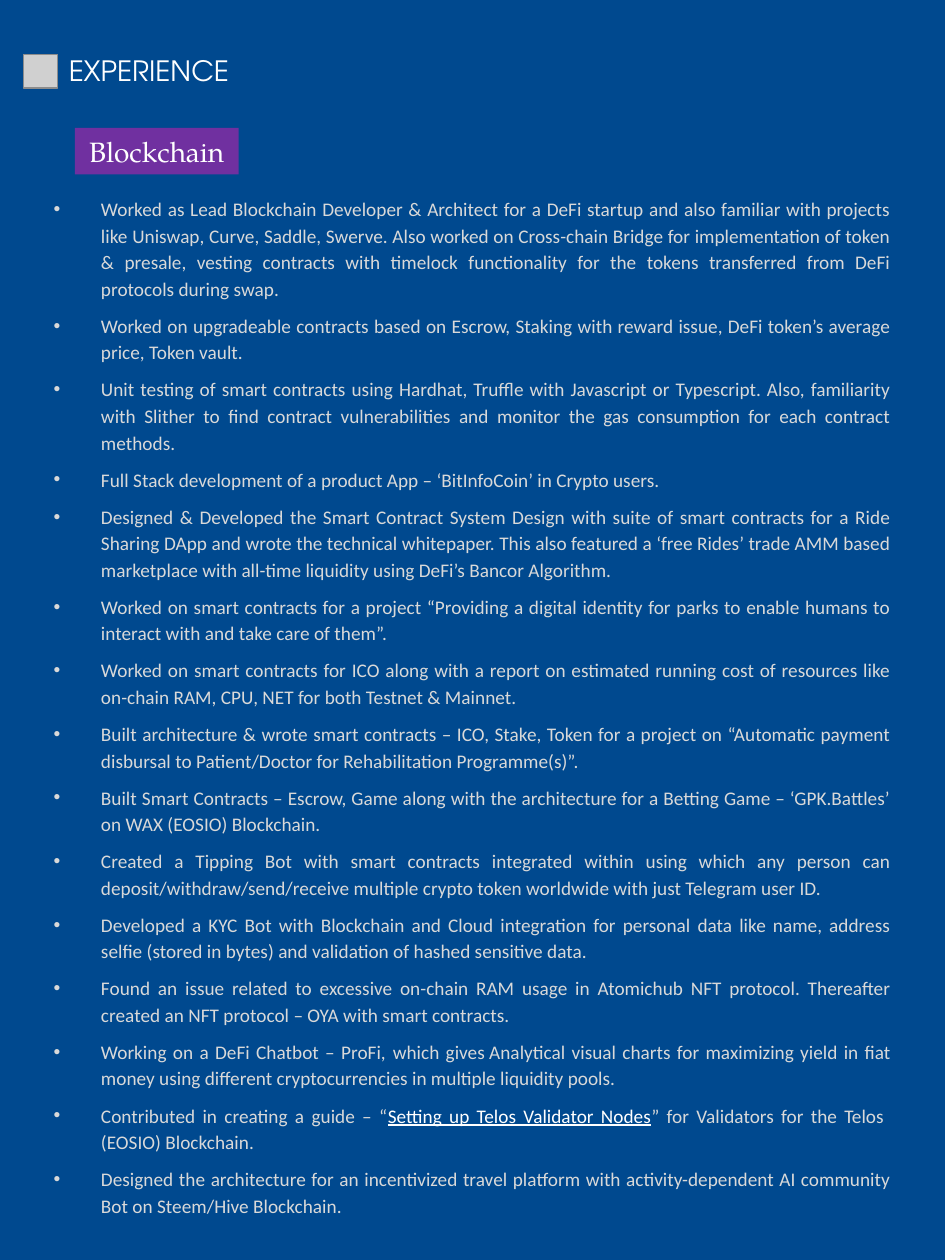
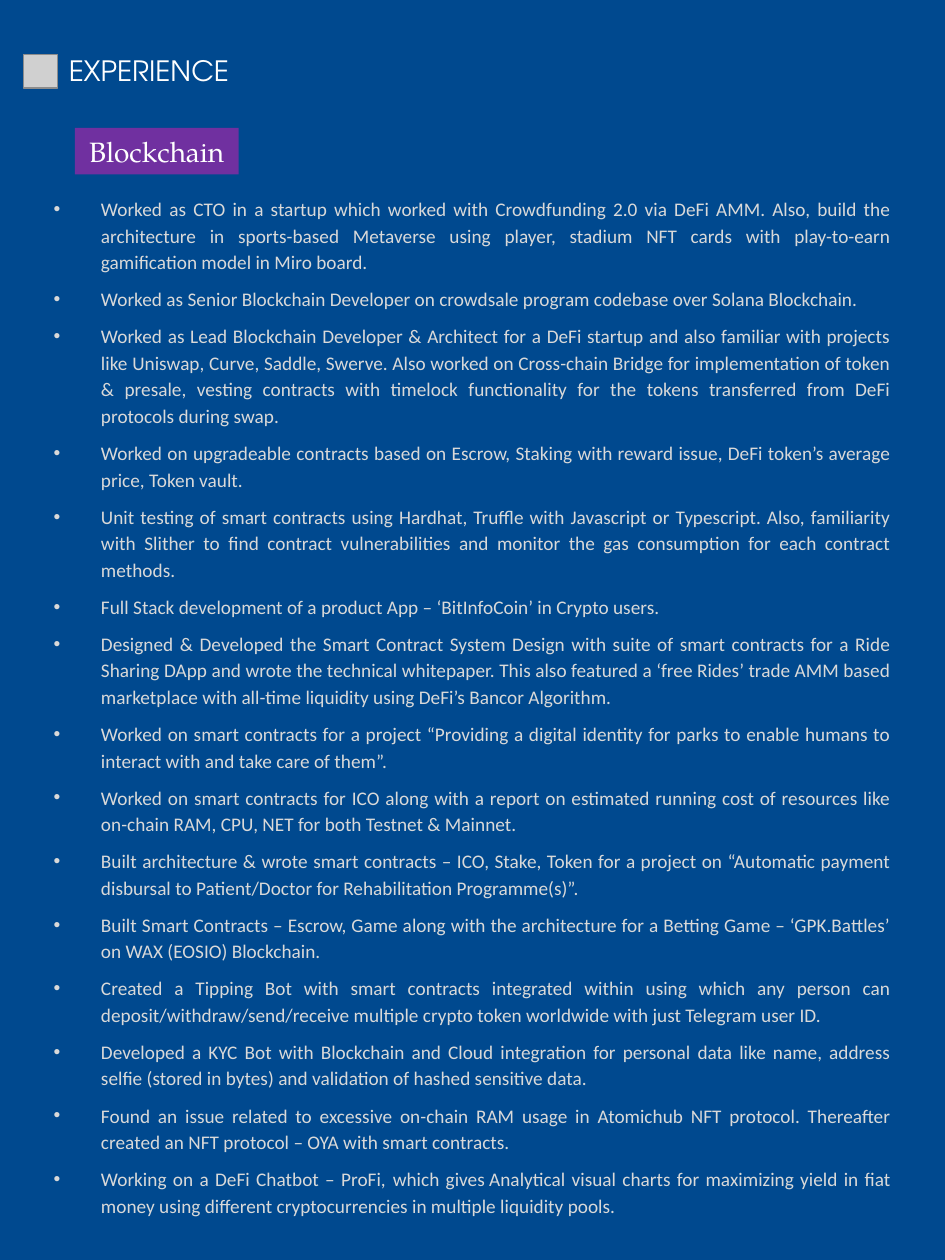
Before and after one commit to abhi3700/my_resume, a slide deck: slide 2 of my_resume.pptx. Drawn at 945x1260 pixels with LibreOffice and Linux fonts; fonts in the diff are those of the drawing; grey boxes stand for pictures. Boxes give left, top, right and bottom in pixels: in the first picture for what was removed or moved away, otherwise in the second. Text is boxed around its words. In the diff, an @@ line names an element or a change of style, - is before the commit and + after.

```diff
--- a/my_resume.pptx
+++ b/my_resume.pptx
@@ text at (x1=101, y1=202, x2=890, y2=310): paragraphs added @@
+• Worked as CTO in a startup which worked with Crowdfunding 2.0 via DeFi AMM. Also, build the architecture in sports-based Metaverse using player, stadium NFT cards with play-to-earn gamification model in Miro board.
+• Worked as Senior Blockchain Developer on crowdsale program codebase over Solana Blockchain.
@@ text at (x1=101, y1=1109, x2=890, y2=1214): paragraphs removed @@
-• Contributed in creating a guide – “Setting up Telos Validator Nodes” for Validators for the Telos (EOSIO) Blockchain.
-• Designed the architecture for an incentivized travel platform with activity-dependent AI community Bot on Steem/Hive Blockchain.
```
Also in this commit, not shown: 2 other slides changed, 1 other file.
